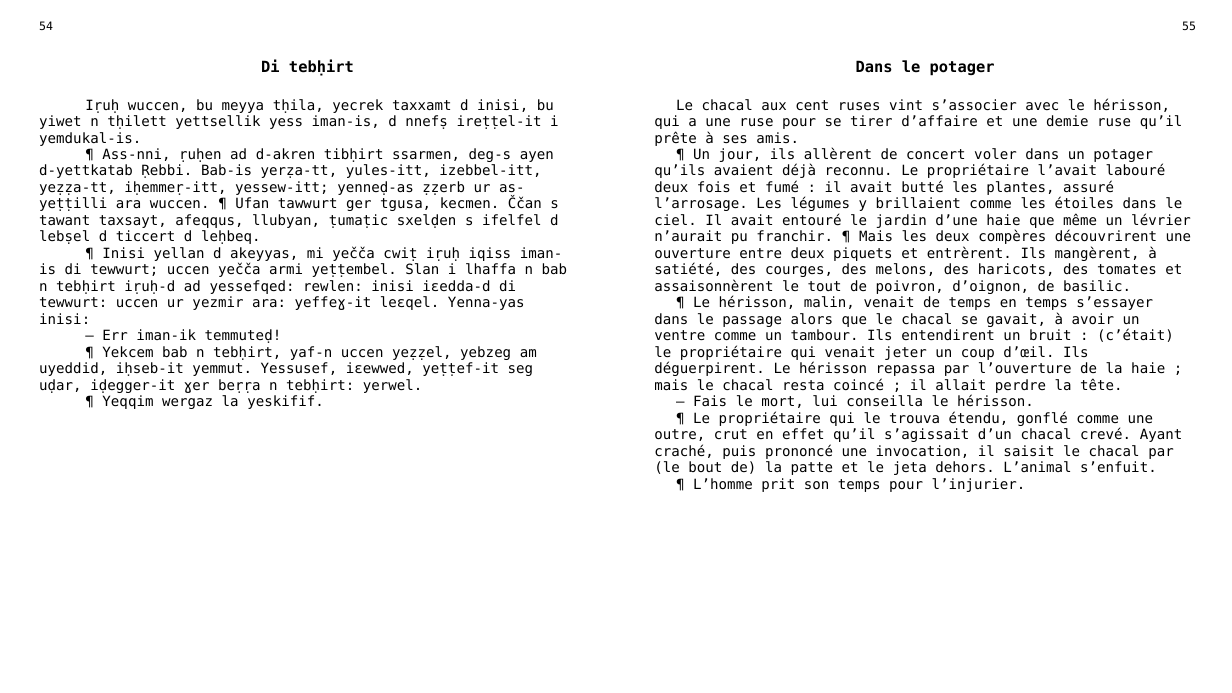
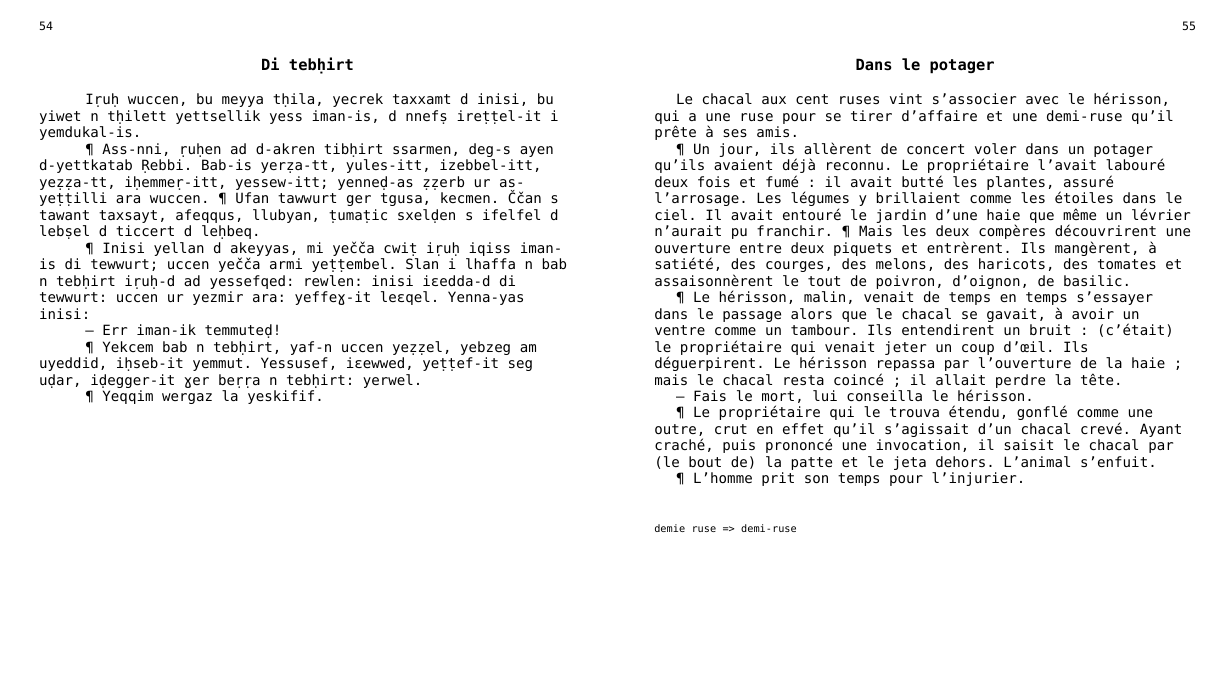
Before and after one commit to sferhah/tamacahut_n_wuccen, a slide deck: slide 25 of Uccen.ConsoleApp/Resources/pptx/uccen.pptx. Drawn at 1232x693 pixels with LibreOffice and Linux fonts; fonts in the diff are those of the drawing. Boxes give left, top, right and bottom in pixels: in the first picture for what was removed or moved away, otherwise in the second. Text is boxed around its words. In the diff, an @@ line names an element or a change of style, - is before the commit and + after.

```diff
--- a/Uccen.ConsoleApp/Resources/pptx/uccen.pptx
+++ b/Uccen.ConsoleApp/Resources/pptx/uccen.pptx
@@ table at <box>30,15,1205,692</box> @@
-row 3: Iṛuḥ wuccen, bu meyya tḥila, yecrek taxxamt d inisi, bu yiwet n tḥilett yettsellik yess iman-is, d nnefṣ ireṭṭel-it i yemdukal-is. / ¶ Ass-nni, ṛuḥen ad d-akren tibḥirt ssarmen, deg-s ayen d-yettkatab Ṛebbi. Bab-is yerẓa-tt, yules-itt, izebbel-itt, yeẓẓa-tt, iḥemmeṛ-itt, yessew-itt; yenneḍ-as ẓẓerb ur as-yeṭṭilli ara wuccen. ¶ Ufan tawwurt ger tgusa, kecmen. Ččan s tawant taxsayt, afeqqus, llubyan, ṭumaṭic sxelḍen s ifelfel d lebṣel d ticcert d leḥbeq. / ¶ Inisi yellan d akeyyas, mi yečča cwiṭ iṛuḥ iqiss iman-is di tewwurt; uccen yečča armi yeṭṭembel. Slan i lhaffa n bab n tebḥirt iṛuḥ-d ad yessefqed: rewlen: inisi iɛedda-d di tewwurt: uccen ur yezmir ara: yeffeɣ-it leɛqel. Yenna-yas inisi: / — Err iman-ik temmuteḍ! / ¶ Yekcem bab n tebḥirt, yaf-n uccen yeẓẓel, yebzeg am uyeddid, iḥseb-it yemmut. Yessusef, iɛewwed, yeṭṭef-it seg uḍar, iḍegger-it ɣer beṛṛa n tebḥirt: yerwel. / ¶ Yeqqim wergaz la yeskifif. |  | Le chacal aux cent ruses vint s’associer avec le hérisson, qui a une ruse pour se tirer d’affaire et une demie ruse qu’il prête à ses amis. / ¶ Un jour, ils allèrent de concert voler dans un potager qu’ils avaient déjà reconnu. Le propriétaire l’avait labouré deux fois et fumé : il avait butté les plantes, assuré l’arrosage. Les légumes y brillaient comme les étoiles dans le ciel. Il avait entouré le jardin d’une haie que même un lévrier n’aurait pu franchir. ¶ Mais les deux compères découvrirent une ouverture entre deux piquets et entrèrent. Ils mangèrent, à satiété, des courges, des melons, des haricots, des tomates et assaisonnèrent le tout de poivron, d’oignon, de basilic. / ¶ Le hérisson, malin, venait de temps en temps s’essayer dans le passage alors que le chacal se gavait, à avoir un ventre comme un tambour. Ils entendirent un bruit : (c’était) le propriétaire qui venait jeter un coup d’œil. Ils déguerpirent. Le hérisson repassa par l’ouverture de la haie ; mais le chacal resta coincé ; il allait perdre la tête. / — Fais le mort, lui conseilla le hérisson. / ¶ Le propriétaire qui le trouva étendu, gonflé comme une outre, crut en effet qu’il s’agissait d’un chacal crevé. Ayant craché, puis prononcé une invocation, il saisit le chacal par (le bout de) la patte et le jeta dehors. L’animal s’enfuit. / ¶ L’homme prit son temps pour l’injurier.
+row 3: Iṛuḥ wuccen, bu meyya tḥila, yecrek taxxamt d inisi, bu yiwet n tḥilett yettsellik yess iman-is, d nnefṣ ireṭṭel-it i yemdukal-is. / ¶ Ass-nni, ṛuḥen ad d-akren tibḥirt ssarmen, deg-s ayen d-yettkatab Ṛebbi. Bab-is yerẓa-tt, yules-itt, izebbel-itt, yeẓẓa-tt, iḥemmeṛ-itt, yessew-itt; yenneḍ-as ẓẓerb ur as-yeṭṭilli ara wuccen. ¶ Ufan tawwurt ger tgusa, kecmen. Ččan s tawant taxsayt, afeqqus, llubyan, ṭumaṭic sxelḍen s ifelfel d lebṣel d ticcert d leḥbeq. / ¶ Inisi yellan d akeyyas, mi yečča cwiṭ iṛuḥ iqiss iman-is di tewwurt; uccen yečča armi yeṭṭembel. Slan i lhaffa n bab n tebḥirt iṛuḥ-d ad yessefqed: rewlen: inisi iɛedda-d di tewwurt: uccen ur yezmir ara: yeffeɣ-it leɛqel. Yenna-yas inisi: / — Err iman-ik temmuteḍ! / ¶ Yekcem bab n tebḥirt, yaf-n uccen yeẓẓel, yebzeg am uyeddid, iḥseb-it yemmut. Yessusef, iɛewwed, yeṭṭef-it seg uḍar, iḍegger-it ɣer beṛṛa n tebḥirt: yerwel. / ¶ Yeqqim wergaz la yeskifif. |  | Le chacal aux cent ruses vint s’associer avec le hérisson, qui a une ruse pour se tirer d’affaire et une demi-ruse qu’il prête à ses amis. / ¶ Un jour, ils allèrent de concert voler dans un potager qu’ils avaient déjà reconnu. Le propriétaire l’avait labouré deux fois et fumé : il avait butté les plantes, assuré l’arrosage. Les légumes y brillaient comme les étoiles dans le ciel. Il avait entouré le jardin d’une haie que même un lévrier n’aurait pu franchir. ¶ Mais les deux compères découvrirent une ouverture entre deux piquets et entrèrent. Ils mangèrent, à satiété, des courges, des melons, des haricots, des tomates et assaisonnèrent le tout de poivron, d’oignon, de basilic. / ¶ Le hérisson, malin, venait de temps en temps s’essayer dans le passage alors que le chacal se gavait, à avoir un ventre comme un tambour. Ils entendirent un bruit : (c’était) le propriétaire qui venait jeter un coup d’œil. Ils déguerpirent. Le hérisson repassa par l’ouverture de la haie ; mais le chacal resta coincé ; il allait perdre la tête. / — Fais le mort, lui conseilla le hérisson. / ¶ Le propriétaire qui le trouva étendu, gonflé comme une outre, crut en effet qu’il s’agissait d’un chacal crevé. Ayant craché, puis prononcé une invocation, il saisit le chacal par (le bout de) la patte et le jeta dehors. L’animal s’enfuit. / ¶ L’homme prit son temps pour l’injurier.
+row 4:  |  | demie ruse => demi-ruse
```
Also in this commit, not shown: 9 other slides changed, 16 other files.
